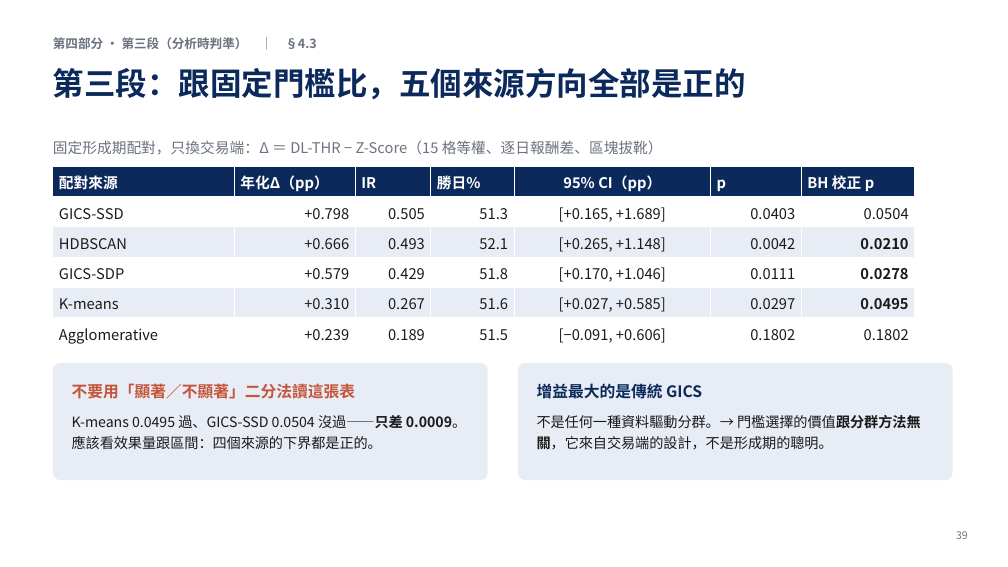
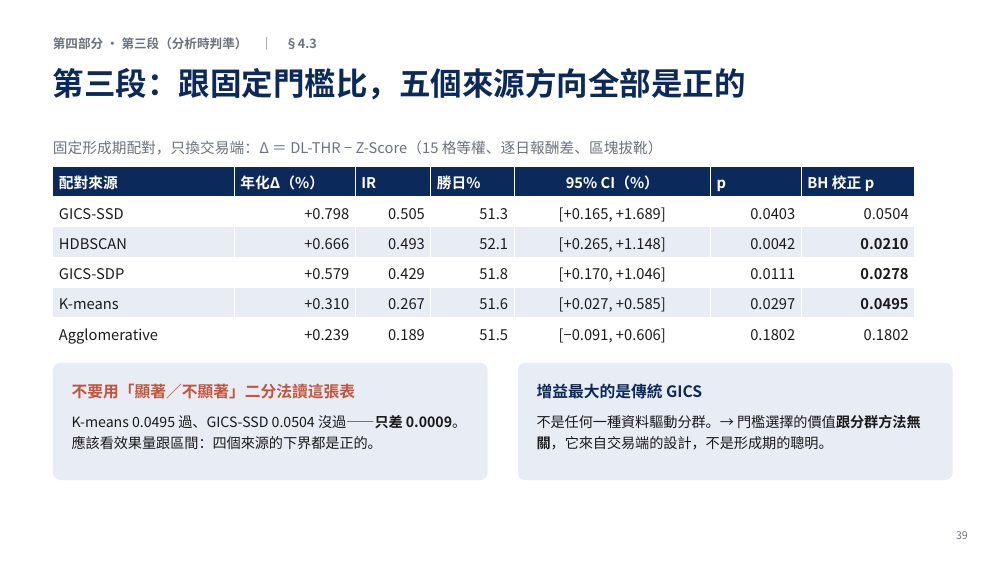
Before and after one commit to LerajieAsta/pairtrade_trainingproject, a slide deck: slide 39 of thesis/1150922_60min.pptx. Drawn at 1008x567 pixels with LibreOffice and Linux fonts; fonts in the diff are those of the drawing. Boxes give left, top, right and bottom in pixels: in the first picture for what was removed or moved away, otherwise in the second. Text is boxed around its words. In the diff, an @@ line names an element or a change of style, - is before the commit and + after.

```diff
--- a/thesis/1150922_60min.pptx
+++ b/thesis/1150922_60min.pptx
@@ table at bbox=[53, 166, 915, 348] @@
-row 1, column 2: 年化Δ（pp）
+row 1, column 2: 年化Δ（%）
-row 1, column 5: 95% CI（pp）
+row 1, column 5: 95% CI（%）
```
Also in this commit, not shown: 9 other slides changed, 12 other files.
